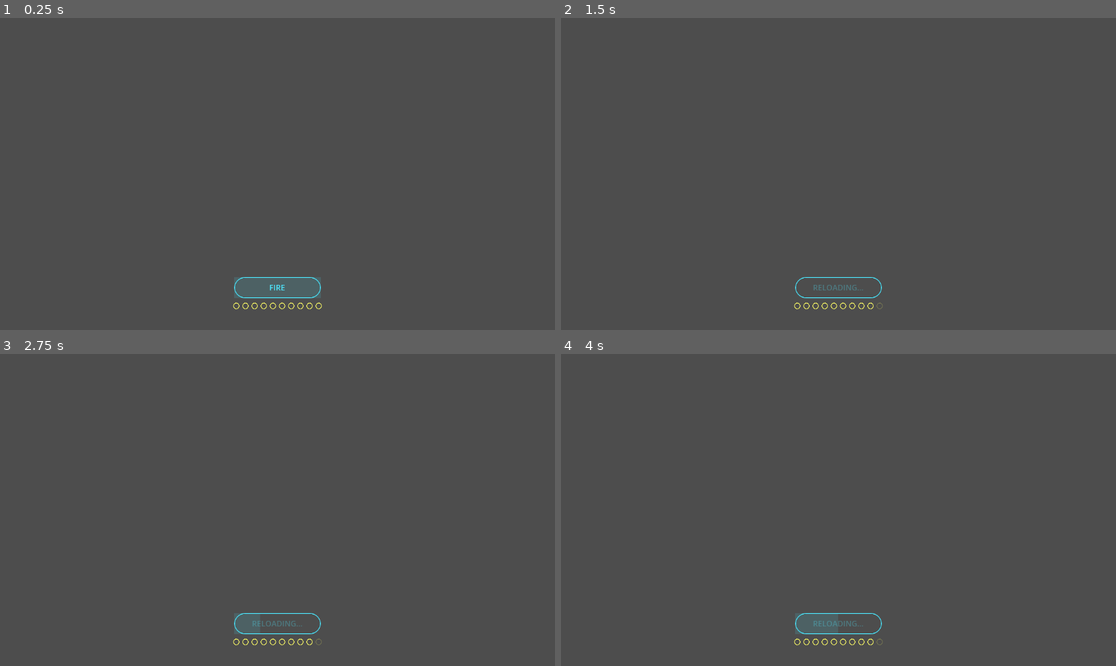
Above: before the commit, frames 1-4 (two rows, left to right).
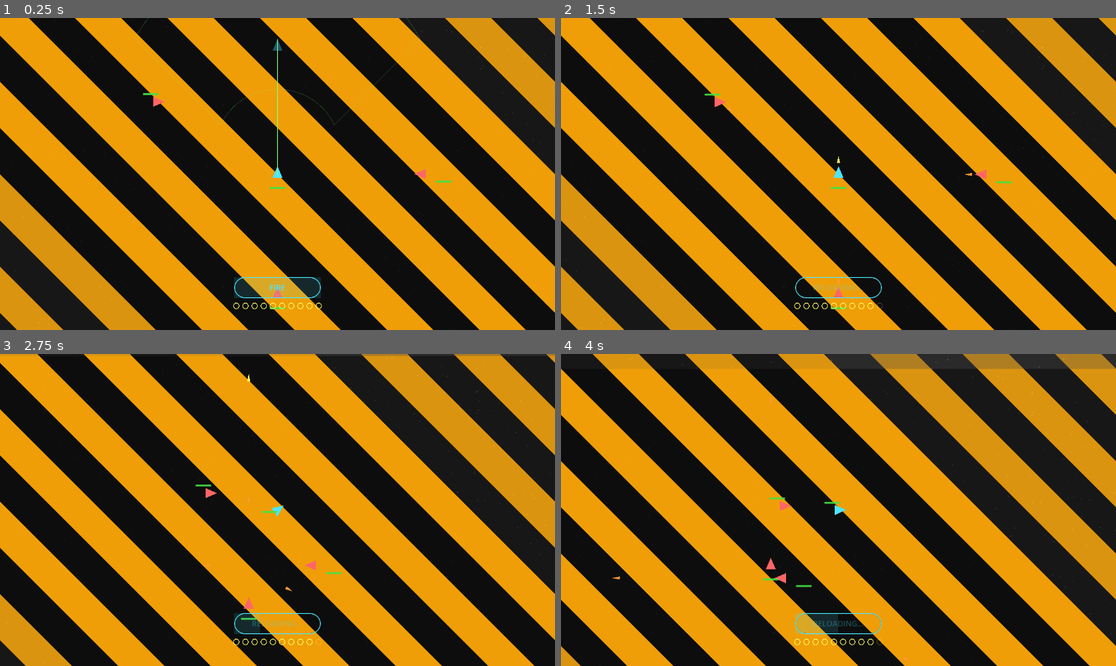
Above: after the commit, the same moments.

Repository: failuer/vibe-space
Game: Godot game, scene res://game_world.tscn
The game is run twice, just before and just after one commit, with the same random seed, the same clock (stepped at 60 frames per second) and the same inputs.
Inputs (mouse positions are in pixels of both pictures, inside the frame that each line leads up to):
- Up to frame 1 (0.25 s): no input
- Up to frame 2 (1.5 s): click "FIRE" at 0.5 s; move the mouse to (960, 158) at 1.27 s; click (960, 158) at 1.42 s
- Up to frame 3 (2.75 s): move the mouse to (166, 525) at 2.02 s; click (166, 525) at 2.17 s
- Up to frame 4 (4 s): move the mouse to (894, 441) at 2.77 s; click (894, 441) at 2.92 s; move the mouse to (810, 572) at 3.52 s; click (810, 572) at 3.67 s

The runs differ from the first frame. In frame 1, 100% of the frame differs, in the area x 0-100%, y 0-100%; in frame 2, 100%; in frame 3, 100%; in frame 4, 100%.
Error before the commit: Parse Error: Cannot infer the type of "start" variable because the value doesn't have a set type. (res://game_renderer.gd:128)

Commit message:
fix: resolve Godot parser errors and shadowing warnings
- game_renderer.gd:128: annotate start as float (floor() returns Variant)
- game_renderer.gd: rename loop var exp→explosion (shadows built-in exp())
- game.gd: rename local var ready→fire_ready (shadows Node.ready signal)
- game.gd: rename loop var exp→explosion (shadows built-in exp())

Co-Authored-By: Claude Sonnet 4.6 <noreply@anthropic.com>

Diff:
--- a/game.gd
+++ b/game.gd
@@ -485,9 +485,9 @@
 
 
 func _update_fire_button_ui() -> void:
-    var ready := player_fire_cooldown <= 0.0 and player_missiles_remaining > 0 and phase != GamePhase.ENDED
-
-    fire_button.disabled = not ready
+    var fire_ready := player_fire_cooldown <= 0.0 and player_missiles_remaining > 0 and phase != GamePhase.ENDED
+
+    fire_button.disabled = not fire_ready
 
     if player_missiles_remaining <= 0:
         fire_button.text = "NO AMMO"
@@ -616,11 +616,11 @@
 
 func _step_explosions(delta: float) -> void:
     var living_explosions: Array = []
-    for exp in explosions:
-        exp.lifetime -= delta
-        exp.pos = (exp.pos as Vector2) + (exp.vel as Vector2) * delta
-        if exp.lifetime > 0.0:
-            living_explosions.append(exp)
+    for explosion in explosions:
+        explosion.lifetime -= delta
+        explosion.pos = (explosion.pos as Vector2) + (explosion.vel as Vector2) * delta
+        if explosion.lifetime > 0.0:
+            living_explosions.append(explosion)
     explosions = living_explosions
 
     # Swap out debris before iterating so _spawn_explosion() calls from chain kills
--- a/game_renderer.gd
+++ b/game_renderer.gd
@@ -125,7 +125,7 @@
 
 	# Each stripe occupies stripe_width * sqrt2 in un-normalised projected space (~10 iterations for typical play area).
 	var band := stripe_width * S2
-	var start := floor(proj_min / (2.0 * band)) * (2.0 * band)
+	var start: float = floor(proj_min / (2.0 * band)) * (2.0 * band)
 	var half_ext := (rect.size.x + rect.size.y) * 2.0
 
 	var offset := start
@@ -255,14 +255,14 @@
 
 
 func _draw_explosions() -> void:
-	for exp in game.explosions:
-		var t := 1.0 - (exp.lifetime as float) / (exp.max_lifetime as float)
-		var current_r := (exp.radius as float) * t
+	for explosion in game.explosions:
+		var t := 1.0 - (explosion.lifetime as float) / (explosion.max_lifetime as float)
+		var current_r := (explosion.radius as float) * t
 		var alpha := (1.0 - t) * 0.8
-		var is_ship: bool = exp.is_ship as bool
+		var is_ship: bool = explosion.is_ship as bool
 		var ring_color := Color(1.0, 0.5, 0.1, alpha) if is_ship else Color(1.0, 0.9, 0.3, alpha)
 		if current_r > 1.0:
-			draw_arc(exp.pos as Vector2, current_r, 0.0, TAU, 32, ring_color, 2.5)
+			draw_arc(explosion.pos as Vector2, current_r, 0.0, TAU, 32, ring_color, 2.5)
 
 
 func _draw_debris() -> void:
